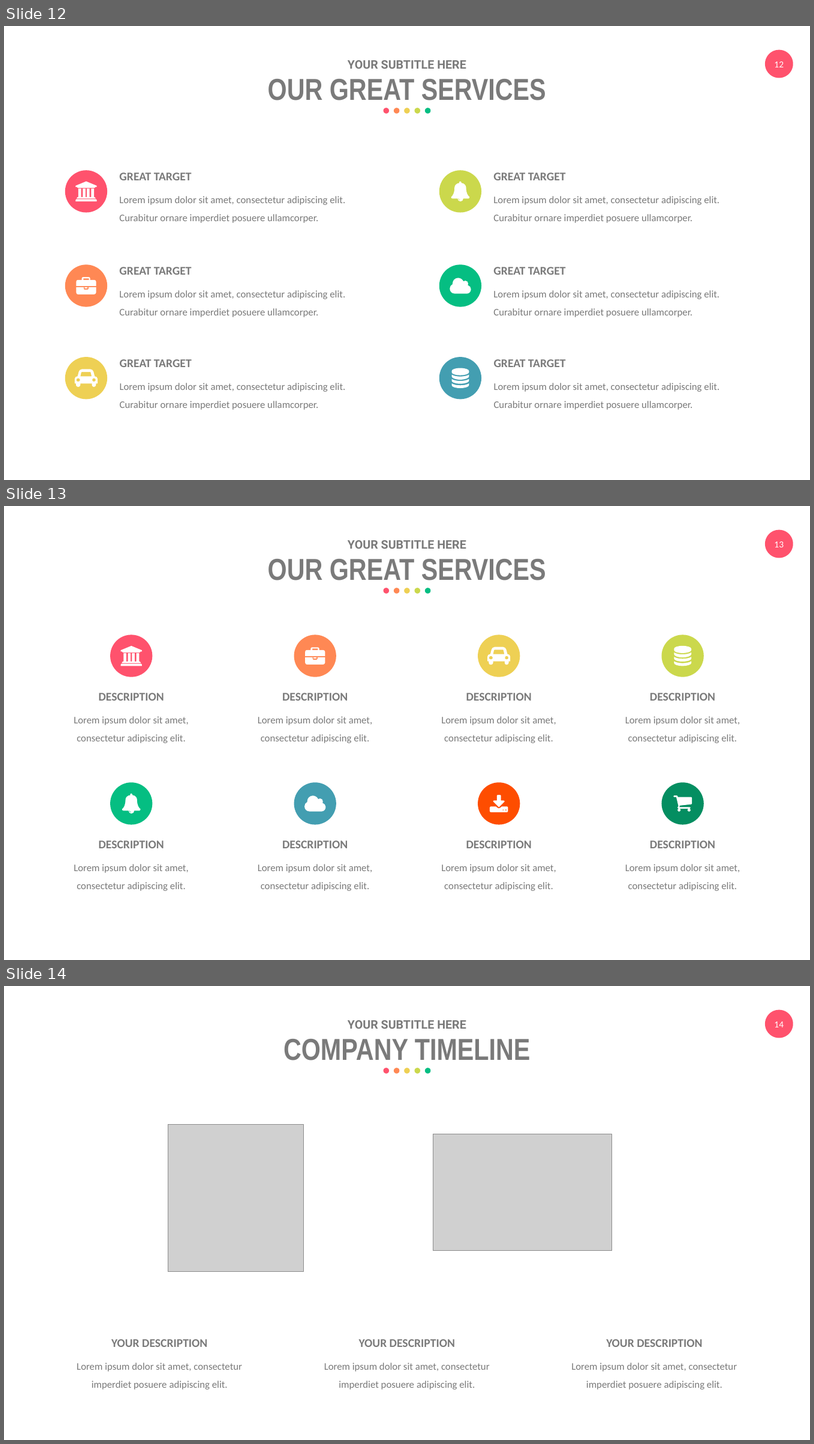
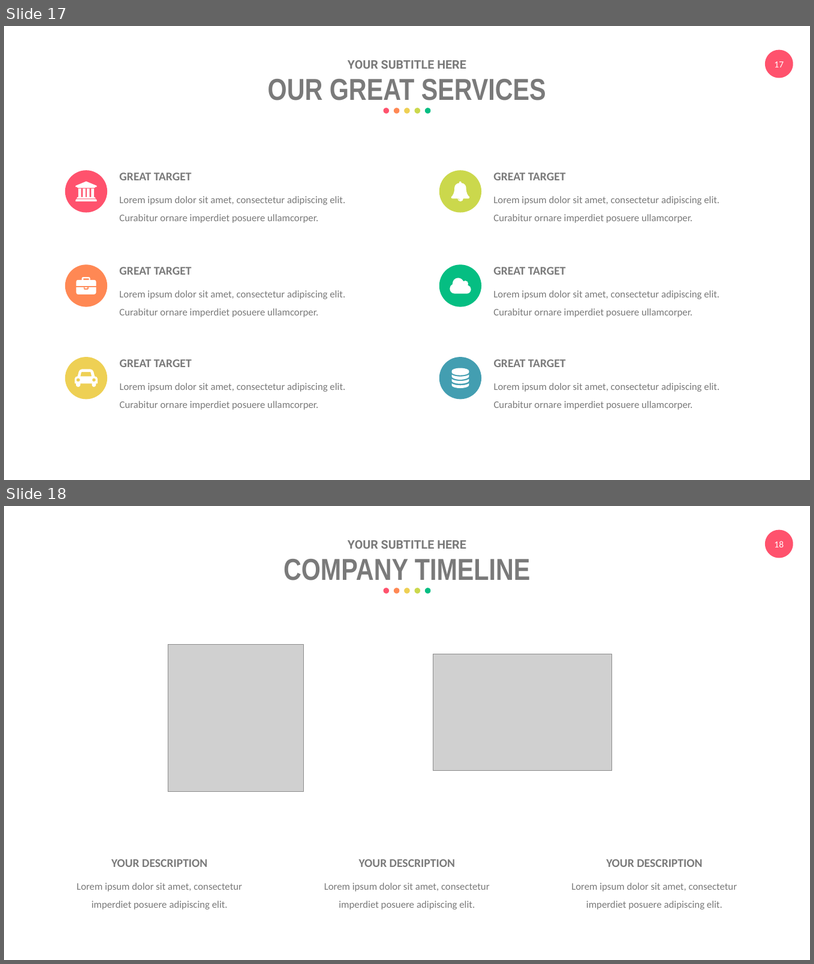
Before and after one commit to eemintz/ResearchML, a slide deck: PresentationEliyahuMintz.pptx. Shown one above the other, each under a label of ours: slides 12, 13 and 14 before the commit, slides 17 and 18 after it. The pictures are 814x1444 and 814x964 pixels, drawn with LibreOffice and Linux fonts; fonts in the diff are those of the drawing; grey boxes stand for pictures. Boxes give left, top, right and bottom in pixels: in the first picture for what was removed or moved away, otherwise in the second. Text is boxed around its words. In the diff, an @@ line names an element or a change of style, - is before the commit and + after.

```diff
--- a/PresentationEliyahuMintz.pptx
+++ b/PresentationEliyahuMintz.pptx
@@ slide 13 removed at [4,506,810,960], background #FFFFFF; not listed: 2 template elements that a slide beside it also shows @@
@@ text removed at [348,540,466,549] @@
-YOUR SUBTITLE HERE
@@ text removed at [268,559,546,580] @@
-OUR GREAT SERVICES
@@ group removed at [384,588,431,594]: 5 ellipses @@
@@ group removed at [74,635,188,743]: 2 texts, 1 ellipse, 1 freeform shape @@
-DESCRIPTION
-Lorem ipsum dolor sit amet, consectetur adipiscing elit.
@@ group removed at [258,635,372,743]: 2 texts, 1 ellipse, 1 freeform shape @@
-DESCRIPTION
-Lorem ipsum dolor sit amet, consectetur adipiscing elit.
@@ group removed at [441,635,556,743]: 2 texts, 1 ellipse, 1 freeform shape @@
-DESCRIPTION
-Lorem ipsum dolor sit amet, consectetur adipiscing elit.
@@ group removed at [626,635,740,743]: 2 texts, 1 ellipse, 1 freeform shape @@
-DESCRIPTION
-Lorem ipsum dolor sit amet, consectetur adipiscing elit.
@@ group removed at [74,783,188,891]: 2 texts, 1 ellipse, 1 freeform shape @@
-DESCRIPTION
-Lorem ipsum dolor sit amet, consectetur adipiscing elit.
@@ group removed at [258,783,372,891]: 2 texts, 1 ellipse, 1 freeform shape @@
-DESCRIPTION
-Lorem ipsum dolor sit amet, consectetur adipiscing elit.
@@ group removed at [441,783,556,891]: 2 texts, 1 ellipse, 1 freeform shape @@
-DESCRIPTION
-Lorem ipsum dolor sit amet, consectetur adipiscing elit.
@@ group removed at [626,783,740,891]: 2 texts, 1 ellipse, 1 freeform shape @@
-DESCRIPTION
-Lorem ipsum dolor sit amet, consectetur adipiscing elit.
@@ what was slide 12 is now slide 17 @@
@@ page number at [774,61,784,67]: text changed @@
-12
+17
@@ what was slide 14 is now slide 18 @@
@@ page number at [774,541,784,547]: text changed @@
-14
+18
```
Also in this commit, not shown: 4 slides changed, 7 slides added, 3 other slides removed.
